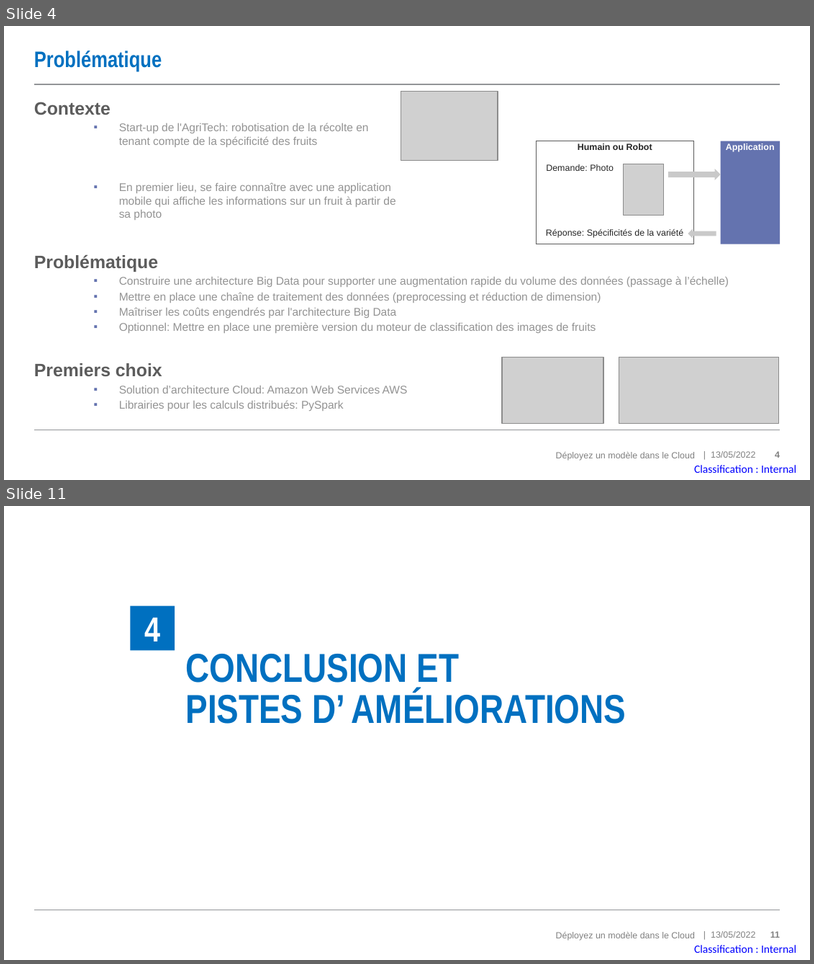
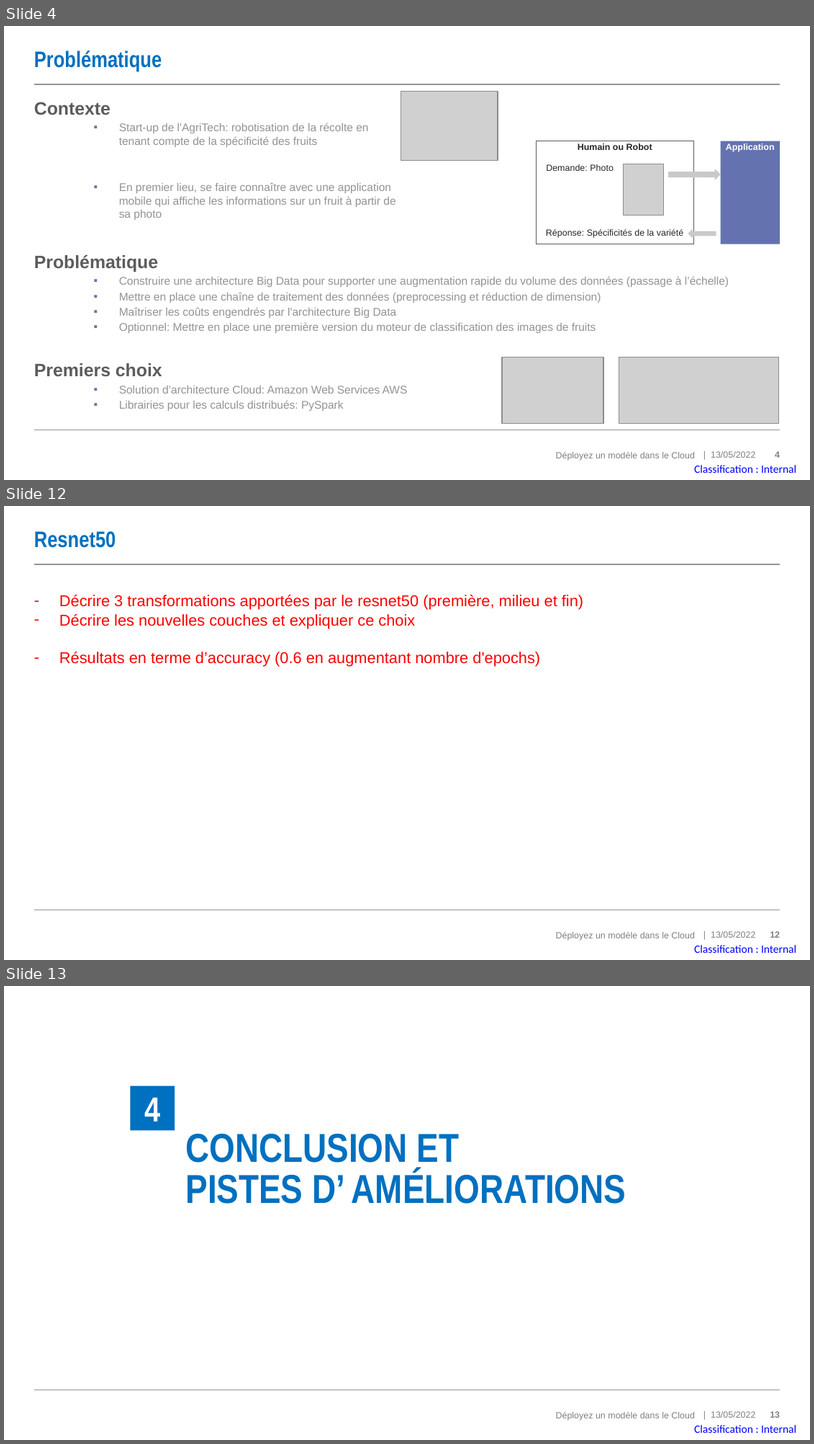
Before and after one commit to MadesLaurence/OpenClassrooms-Fruits-Project-8-, a slide deck: P8_10_support.pptx. Shown one above the other, each under a label of ours: slides 4 and 11 before the commit, slides 4, 12 and 13 after it; the slides between them are not shown. The pictures are 814x964 and 814x1444 pixels, drawn with LibreOffice and Linux fonts; fonts in the diff are those of the drawing; grey boxes stand for pictures. Boxes give left, top, right and bottom in pixels: in the first picture for what was removed or moved away, otherwise in the second. Text is boxed around its words. In the diff, an @@ line names an element or a change of style, - is before the commit and + after.

```diff
--- a/P8_10_support.pptx
+++ b/P8_10_support.pptx
@@ slide 12 added at (x1=4, y1=506, x2=810, y2=960), background #FFFFFF; not listed: 6 template elements that a slide beside it also shows @@
@@ title added at (x1=34, y1=531, x2=116, y2=548), 20 pt, text #0070C0, bold @@
+Resnet50
@@ text added at (x1=59, y1=595, x2=584, y2=667), 14 pt, text #FF0000 @@
+– Décrire 3 transformations apportées par le resnet50 (première, milieu et fin)
+– Décrire les nouvelles couches et expliquer ce choix
+– Résultats en terme d’accuracy (0.6 en augmentant nombre d'epochs)
@@ what was slide 11 is now slide 13 @@
@@ page number at (x1=770, y1=1411, x2=780, y2=1417): text changed @@
-11
+13
```
Also in this commit, not shown: 7 slides changed, 1 other slide added.
